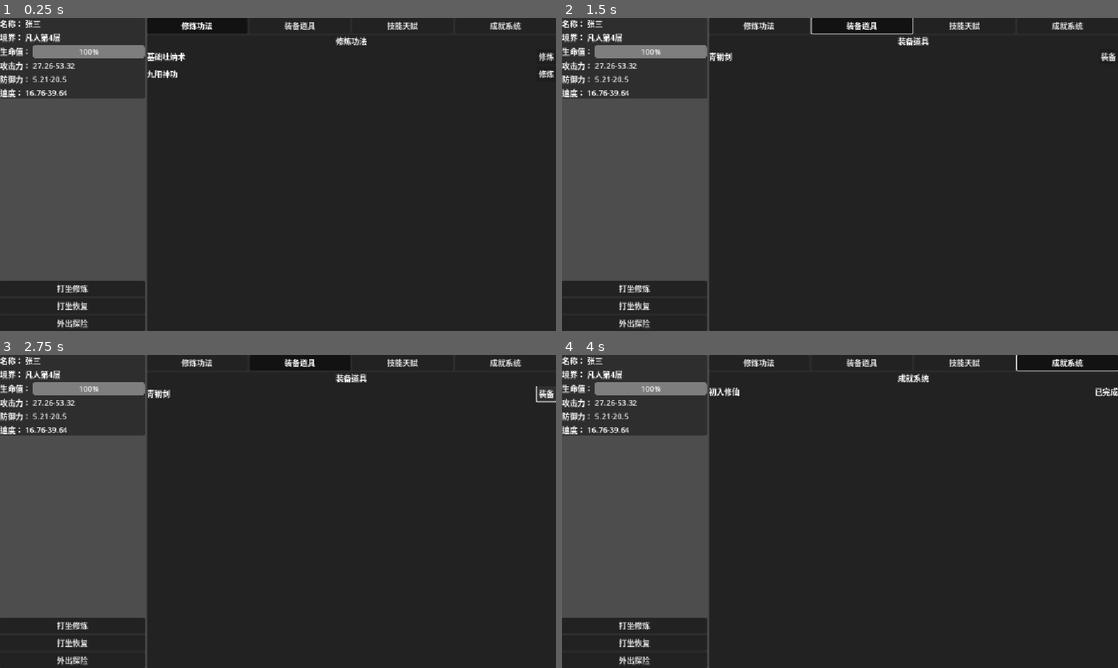
Above: before the commit, frames 1-4 (two rows, left to right).
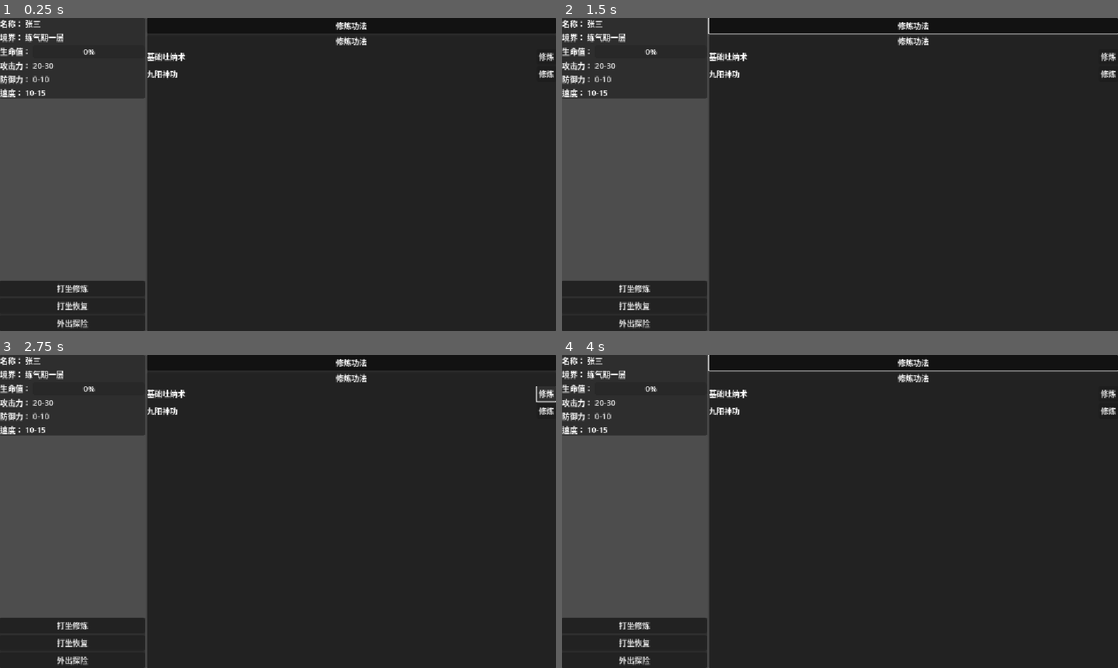
Above: after the commit, the same moments.

Repository: sevenyjl/Cultivation-Game
Game: Godot game, scene res://tscns/main.tscn
Two runs of this game, one before a commit and one after it. Both use one fixed random seed, a clock stepped at 60 frames per second and the inputs below.
Inputs (mouse positions are in pixels of both pictures, inside the frame that each line leads up to):
- Up to frame 1 (0.25 s): no input
- Up to frame 2 (1.5 s): click "修炼功法" at 0.5 s; click (862, 24) at 1.25 s, where only the run before the commit has a clickable "装备道具"
- Up to frame 3 (2.75 s): click (544, 392) at 2 s, where only the run after the commit has a clickable "修炼"
- Up to frame 4 (4 s): click (962, 361) at 2.75 s, where only the run before the commit has a clickable "技能天赋"; click (1067, 361) at 3.5 s, where only the run before the commit has a clickable "成就系统"

The runs differ from the first frame. In frame 1, 1.8% of the frame differs, in the area x 4-94%, y 0-25%; in frame 2, 2.5%; in frame 3, 2.3%; in frame 4, 2.6%, in the area x 4-100%, y 0-25%.
Error after the commit: Parse Error: Identifier "tab1_button" not declared in the current scope. (res://tscns/修炼UI.gd:90)

Commit message:
Auto-commit: 2025-10-21 16:50:26 (Total changes: 2)

Diff:
--- a/cultivation-godot/tscns/修炼UI.gd
+++ b/cultivation-godot/tscns/修炼UI.gd
@@ -4,16 +4,10 @@
 # 负责管理修炼界面的显示和Tab切换功能
 
 # Tab按钮节点引用
-@onready var tab1_button = $VBoxContainer/HBoxContainer/主容器/VBoxContainer/Tab标签/Tab1
-@onready var tab2_button = $VBoxContainer/HBoxContainer/主容器/VBoxContainer/Tab标签/Tab2
-@onready var tab3_button = $VBoxContainer/HBoxContainer/主容器/VBoxContainer/Tab标签/Tab3
-@onready var tab4_button = $VBoxContainer/HBoxContainer/主容器/VBoxContainer/Tab标签/Tab4
+@onready var 修炼_button = $"VBoxContainer/HBoxContainer/主容器/VBoxContainer/Tab标签/修炼"
 
 # Tab内容节点引用
-@onready var cultivation_content = $VBoxContainer/HBoxContainer/主容器/VBoxContainer/Tab容器/Tab内容/修炼功法内容
-@onready var equipment_content = $VBoxContainer/HBoxContainer/主容器/VBoxContainer/Tab容器/Tab内容/装备道具内容
-@onready var skills_content = $VBoxContainer/HBoxContainer/主容器/VBoxContainer/Tab容器/Tab内容/技能天赋内容
-@onready var achievements_content = $VBoxContainer/HBoxContainer/主容器/VBoxContainer/Tab容器/Tab内容/成就系统内容
+@onready var cultivation_content = $VBoxContainer/HBoxContainer/主容器/VBoxContainer/Tab容器/修炼内容
 
 # 修仙者信息节点引用
 @onready var name_value = $VBoxContainer/HBoxContainer/侧边栏/修仙者信息/VBoxContainer/名称/value
@@ -31,8 +25,6 @@
 # 当前选中的Tab
 var current_tab: int = 1
 
-# Tab内容数组
-var tab_contents: Array = []
 
 # 信号
 signal tab_changed(tab_index: int)
@@ -41,15 +33,6 @@
 signal adventure_started()
 
 func _ready():
-	# 初始化Tab内容数组
-	tab_contents = [cultivation_content, equipment_content, skills_content, achievements_content]
-
-	# 连接Tab按钮信号
-	tab1_button.pressed.connect(_on_tab1_pressed)
-	tab2_button.pressed.connect(_on_tab2_pressed)
-	tab3_button.pressed.connect(_on_tab3_pressed)
-	tab4_button.pressed.connect(_on_tab4_pressed)
-
 	# 连接操作按钮信号
 	cultivation_button.pressed.connect(_on_cultivation_pressed)
 	recovery_button.pressed.connect(_on_recovery_pressed)
@@ -88,6 +71,7 @@
 	current_tab = tab_index
 
 	# 隐藏所有Tab内容
+	var tab_contents=$VBoxContainer/HBoxContainer/主容器/VBoxContainer/Tab容器.get_children()
 	for content in tab_contents:
 		content.visible = false
 
--- a/cultivation-godot/tscns/修炼UI.tscn
+++ b/cultivation-godot/tscns/修炼UI.tscn
@@ -136,174 +136,57 @@
 layout_mode = 2
 size_flags_horizontal = 3
 
-[node name="Tab1" type="Button" parent="VBoxContainer/HBoxContainer/主容器/VBoxContainer/Tab标签"]
+[node name="修炼" type="Button" parent="VBoxContainer/HBoxContainer/主容器/VBoxContainer/Tab标签"]
 layout_mode = 2
 size_flags_horizontal = 3
 toggle_mode = true
 button_pressed = true
 text = "修炼功法"
 
-[node name="Tab2" type="Button" parent="VBoxContainer/HBoxContainer/主容器/VBoxContainer/Tab标签"]
-layout_mode = 2
-size_flags_horizontal = 3
-toggle_mode = true
-text = "装备道具"
-
-[node name="Tab3" type="Button" parent="VBoxContainer/HBoxContainer/主容器/VBoxContainer/Tab标签"]
-layout_mode = 2
-size_flags_horizontal = 3
-toggle_mode = true
-text = "技能天赋"
-
-[node name="Tab4" type="Button" parent="VBoxContainer/HBoxContainer/主容器/VBoxContainer/Tab标签"]
-layout_mode = 2
-size_flags_horizontal = 3
-toggle_mode = true
-text = "成就系统"
-
 [node name="Tab容器" type="PanelContainer" parent="VBoxContainer/HBoxContainer/主容器/VBoxContainer"]
 layout_mode = 2
 size_flags_vertical = 3
 
-[node name="Tab内容" type="VBoxContainer" parent="VBoxContainer/HBoxContainer/主容器/VBoxContainer/Tab容器"]
-layout_mode = 2
-
-[node name="修炼功法内容" type="VBoxContainer" parent="VBoxContainer/HBoxContainer/主容器/VBoxContainer/Tab容器/Tab内容"]
+[node name="修炼内容" type="VBoxContainer" parent="VBoxContainer/HBoxContainer/主容器/VBoxContainer/Tab容器"]
 layout_mode = 2
 size_flags_vertical = 3
 
-[node name="功法标题" type="Label" parent="VBoxContainer/HBoxContainer/主容器/VBoxContainer/Tab容器/Tab内容/修炼功法内容"]
+[node name="功法标题" type="Label" parent="VBoxContainer/HBoxContainer/主容器/VBoxContainer/Tab容器/修炼内容"]
 layout_mode = 2
 text = "修炼功法"
 horizontal_alignment = 1
 vertical_alignment = 1
 
-[node name="功法列表" type="ScrollContainer" parent="VBoxContainer/HBoxContainer/主容器/VBoxContainer/Tab容器/Tab内容/修炼功法内容"]
+[node name="功法列表" type="ScrollContainer" parent="VBoxContainer/HBoxContainer/主容器/VBoxContainer/Tab容器/修炼内容"]
 layout_mode = 2
 size_flags_vertical = 3
 
-[node name="功法列表容器" type="VBoxContainer" parent="VBoxContainer/HBoxContainer/主容器/VBoxContainer/Tab容器/Tab内容/修炼功法内容/功法列表"]
+[node name="功法列表容器" type="VBoxContainer" parent="VBoxContainer/HBoxContainer/主容器/VBoxContainer/Tab容器/修炼内容/功法列表"]
 layout_mode = 2
 size_flags_horizontal = 3
 
-[node name="功法1" type="HBoxContainer" parent="VBoxContainer/HBoxContainer/主容器/VBoxContainer/Tab容器/Tab内容/修炼功法内容/功法列表/功法列表容器"]
+[node name="功法1" type="HBoxContainer" parent="VBoxContainer/HBoxContainer/主容器/VBoxContainer/Tab容器/修炼内容/功法列表/功法列表容器"]
 layout_mode = 2
 size_flags_horizontal = 3
 
-[node name="功法名称" type="Label" parent="VBoxContainer/HBoxContainer/主容器/VBoxContainer/Tab容器/Tab内容/修炼功法内容/功法列表/功法列表容器/功法1"]
+[node name="功法名称" type="Label" parent="VBoxContainer/HBoxContainer/主容器/VBoxContainer/Tab容器/修炼内容/功法列表/功法列表容器/功法1"]
 layout_mode = 2
 size_flags_horizontal = 3
 text = "基础吐纳术"
 
-[node name="修炼按钮" type="Button" parent="VBoxContainer/HBoxContainer/主容器/VBoxContainer/Tab容器/Tab内容/修炼功法内容/功法列表/功法列表容器/功法1"]
+[node name="修炼按钮" type="Button" parent="VBoxContainer/HBoxContainer/主容器/VBoxContainer/Tab容器/修炼内容/功法列表/功法列表容器/功法1"]
 layout_mode = 2
 text = "修炼"
 
-[node name="功法2" type="HBoxContainer" parent="VBoxContainer/HBoxContainer/主容器/VBoxContainer/Tab容器/Tab内容/修炼功法内容/功法列表/功法列表容器"]
+[node name="功法2" type="HBoxContainer" parent="VBoxContainer/HBoxContainer/主容器/VBoxContainer/Tab容器/修炼内容/功法列表/功法列表容器"]
 layout_mode = 2
 size_flags_horizontal = 3
 
-[node name="功法名称" type="Label" parent="VBoxContainer/HBoxContainer/主容器/VBoxContainer/Tab容器/Tab内容/修炼功法内容/功法列表/功法列表容器/功法2"]
+[node name="功法名称" type="Label" parent="VBoxContainer/HBoxContainer/主容器/VBoxContainer/Tab容器/修炼内容/功法列表/功法列表容器/功法2"]
 layout_mode = 2
 size_flags_horizontal = 3
 text = "九阳神功"
 
-[node name="修炼按钮" type="Button" parent="VBoxContainer/HBoxContainer/主容器/VBoxContainer/Tab容器/Tab内容/修炼功法内容/功法列表/功法列表容器/功法2"]
+[node name="修炼按钮" type="Button" parent="VBoxContainer/HBoxContainer/主容器/VBoxContainer/Tab容器/修炼内容/功法列表/功法列表容器/功法2"]
 layout_mode = 2
 text = "修炼"
-
-[node name="装备道具内容" type="VBoxContainer" parent="VBoxContainer/HBoxContainer/主容器/VBoxContainer/Tab容器/Tab内容"]
-visible = false
-layout_mode = 2
-size_flags_vertical = 3
-
-[node name="装备标题" type="Label" parent="VBoxContainer/HBoxContainer/主容器/VBoxContainer/Tab容器/Tab内容/装备道具内容"]
-layout_mode = 2
-text = "装备道具"
-horizontal_alignment = 1
-vertical_alignment = 1
-
-[node name="装备列表" type="ScrollContainer" parent="VBoxContainer/HBoxContainer/主容器/VBoxContainer/Tab容器/Tab内容/装备道具内容"]
-layout_mode = 2
-size_flags_vertical = 3
-
-[node name="装备列表容器" type="VBoxContainer" parent="VBoxContainer/HBoxContainer/主容器/VBoxContainer/Tab容器/Tab内容/装备道具内容/装备列表"]
-layout_mode = 2
-size_flags_horizontal = 3
-
-[node name="装备1" type="HBoxContainer" parent="VBoxContainer/HBoxContainer/主容器/VBoxContainer/Tab容器/Tab内容/装备道具内容/装备列表/装备列表容器"]
-layout_mode = 2
-size_flags_horizontal = 3
-
-[node name="装备名称" type="Label" parent="VBoxContainer/HBoxContainer/主容器/VBoxContainer/Tab容器/Tab内容/装备道具内容/装备列表/装备列表容器/装备1"]
-layout_mode = 2
-size_flags_horizontal = 3
-text = "青钢剑"
-
-[node name="装备按钮" type="Button" parent="VBoxContainer/HBoxContainer/主容器/VBoxContainer/Tab容器/Tab内容/装备道具内容/装备列表/装备列表容器/装备1"]
-layout_mode = 2
-text = "装备"
-
-[node name="技能天赋内容" type="VBoxContainer" parent="VBoxContainer/HBoxContainer/主容器/VBoxContainer/Tab容器/Tab内容"]
-visible = false
-layout_mode = 2
-size_flags_vertical = 3
-
-[node name="技能标题" type="Label" parent="VBoxContainer/HBoxContainer/主容器/VBoxContainer/Tab容器/Tab内容/技能天赋内容"]
-layout_mode = 2
-text = "技能天赋"
-horizontal_alignment = 1
-vertical_alignment = 1
-
-[node name="技能列表" type="ScrollContainer" parent="VBoxContainer/HBoxContainer/主容器/VBoxContainer/Tab容器/Tab内容/技能天赋内容"]
-layout_mode = 2
-size_flags_vertical = 3
-
-[node name="技能列表容器" type="VBoxContainer" parent="VBoxContainer/HBoxContainer/主容器/VBoxContainer/Tab容器/Tab内容/技能天赋内容/技能列表"]
-layout_mode = 2
-size_flags_horizontal = 3
-
-[node name="技能1" type="HBoxContainer" parent="VBoxContainer/HBoxContainer/主容器/VBoxContainer/Tab容器/Tab内容/技能天赋内容/技能列表/技能列表容器"]
-layout_mode = 2
-size_flags_horizontal = 3
-
-[node name="技能名称" type="Label" parent="VBoxContainer/HBoxContainer/主容器/VBoxContainer/Tab容器/Tab内容/技能天赋内容/技能列表/技能列表容器/技能1"]
-layout_mode = 2
-size_flags_horizontal = 3
-text = "火球术"
-
-[node name="学习按钮" type="Button" parent="VBoxContainer/HBoxContainer/主容器/VBoxContainer/Tab容器/Tab内容/技能天赋内容/技能列表/技能列表容器/技能1"]
-layout_mode = 2
-text = "学习"
-
-[node name="成就系统内容" type="VBoxContainer" parent="VBoxContainer/HBoxContainer/主容器/VBoxContainer/Tab容器/Tab内容"]
-visible = false
-layout_mode = 2
-size_flags_vertical = 3
-
-[node name="成就标题" type="Label" parent="VBoxContainer/HBoxContainer/主容器/VBoxContainer/Tab容器/Tab内容/成就系统内容"]
-layout_mode = 2
-text = "成就系统"
-horizontal_alignment = 1
-vertical_alignment = 1
-
-[node name="成就列表" type="ScrollContainer" parent="VBoxContainer/HBoxContainer/主容器/VBoxContainer/Tab容器/Tab内容/成就系统内容"]
-layout_mode = 2
-size_flags_vertical = 3
-
-[node name="成就列表容器" type="VBoxContainer" parent="VBoxContainer/HBoxContainer/主容器/VBoxContainer/Tab容器/Tab内容/成就系统内容/成就列表"]
-layout_mode = 2
-size_flags_horizontal = 3
-
-[node name="成就1" type="HBoxContainer" parent="VBoxContainer/HBoxContainer/主容器/VBoxContainer/Tab容器/Tab内容/成就系统内容/成就列表/成就列表容器"]
-layout_mode = 2
-size_flags_horizontal = 3
-
-[node name="成就名称" type="Label" parent="VBoxContainer/HBoxContainer/主容器/VBoxContainer/Tab容器/Tab内容/成就系统内容/成就列表/成就列表容器/成就1"]
-layout_mode = 2
-size_flags_horizontal = 3
-text = "初入修仙"
-
-[node name="成就状态" type="Label" parent="VBoxContainer/HBoxContainer/主容器/VBoxContainer/Tab容器/Tab内容/成就系统内容/成就列表/成就列表容器/成就1"]
-layout_mode = 2
-text = "已完成"
